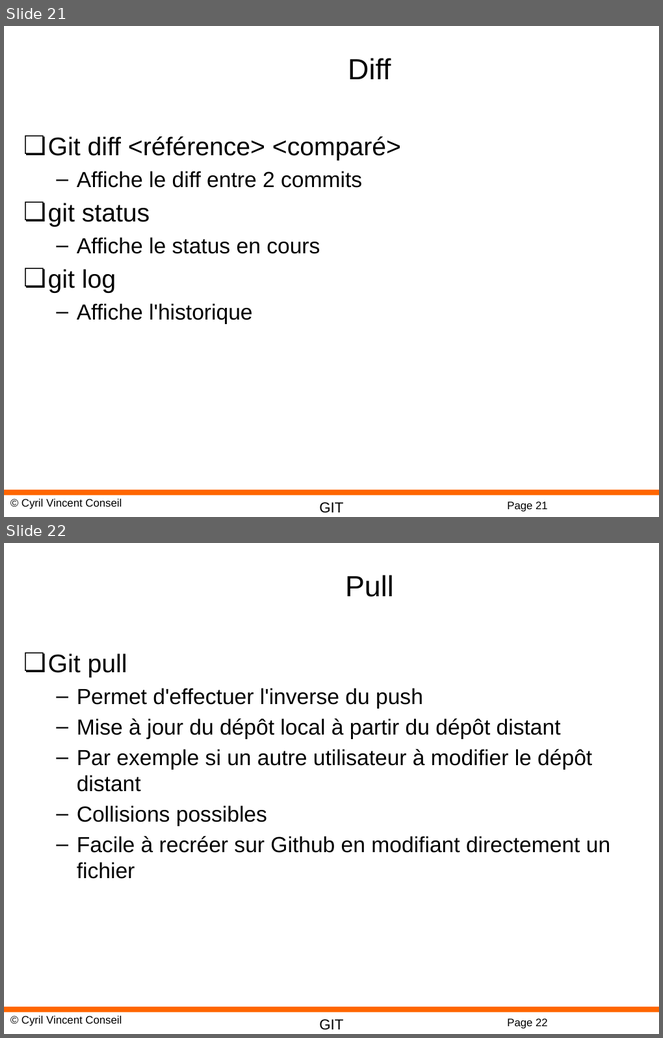
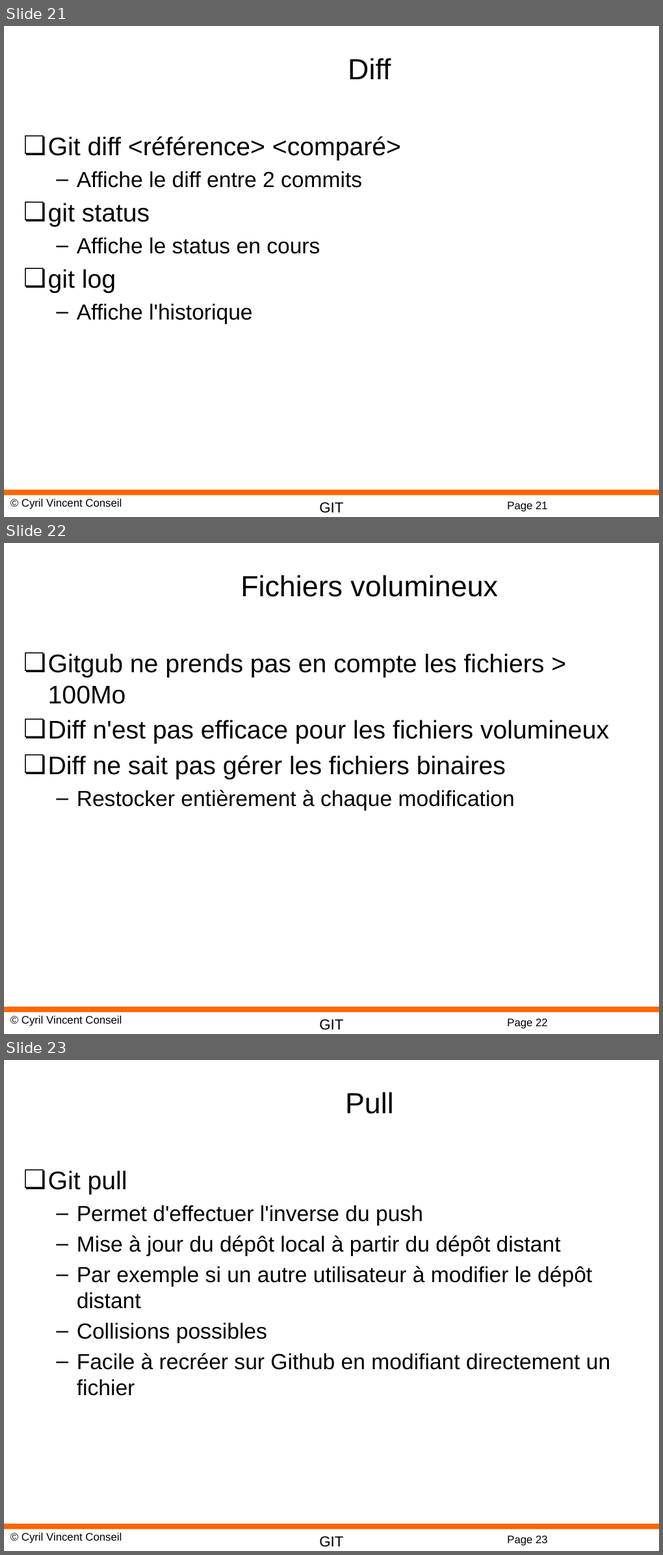
Before and after one commit to cyrilvincent/git, a slide deck: ppt/GIT02-Commit.pptx. Shown one above the other, each under a label of ours: slides 21 and 22 before the commit, slides 21, 22 and 23 after it. The pictures are 663x1038 and 663x1555 pixels, drawn with LibreOffice and Linux fonts; fonts in the diff are those of the drawing; background and template pictures are left out. Boxes give left, top, right and bottom in pixels: in the first picture for what was removed or moved away, otherwise in the second. Text is boxed around its words. In the diff, an @@ line names an element or a change of style, - is before the commit and + after.

```diff
--- a/ppt/GIT02-Commit.pptx
+++ b/ppt/GIT02-Commit.pptx
@@ slide 22 added at [4, 543, 659, 1034], background #FFFFFF; not listed: 4 template elements that a slide beside it also shows @@
@@ title added at [241, 575, 498, 597], 32 pt, text #000000 @@
+Fichiers volumineux
@@ text added at [48, 653, 609, 811], 28 pt, text #000000 @@
+❏ Gitgub ne prends pas en compte les fichiers > 100Mo
+❏ Diff n'est pas efficace pour les fichiers volumineux
+❏ Diff ne sait pas gérer les fichiers binaires
+  – Restocker entièrement à chaque modification
@@ what was slide 22 is now slide 23 @@
@@ page number at [507, 1536, 548, 1546]: text changed @@
-Page 22
+Page 23
```
Also in this commit, not shown: 3 other files.
